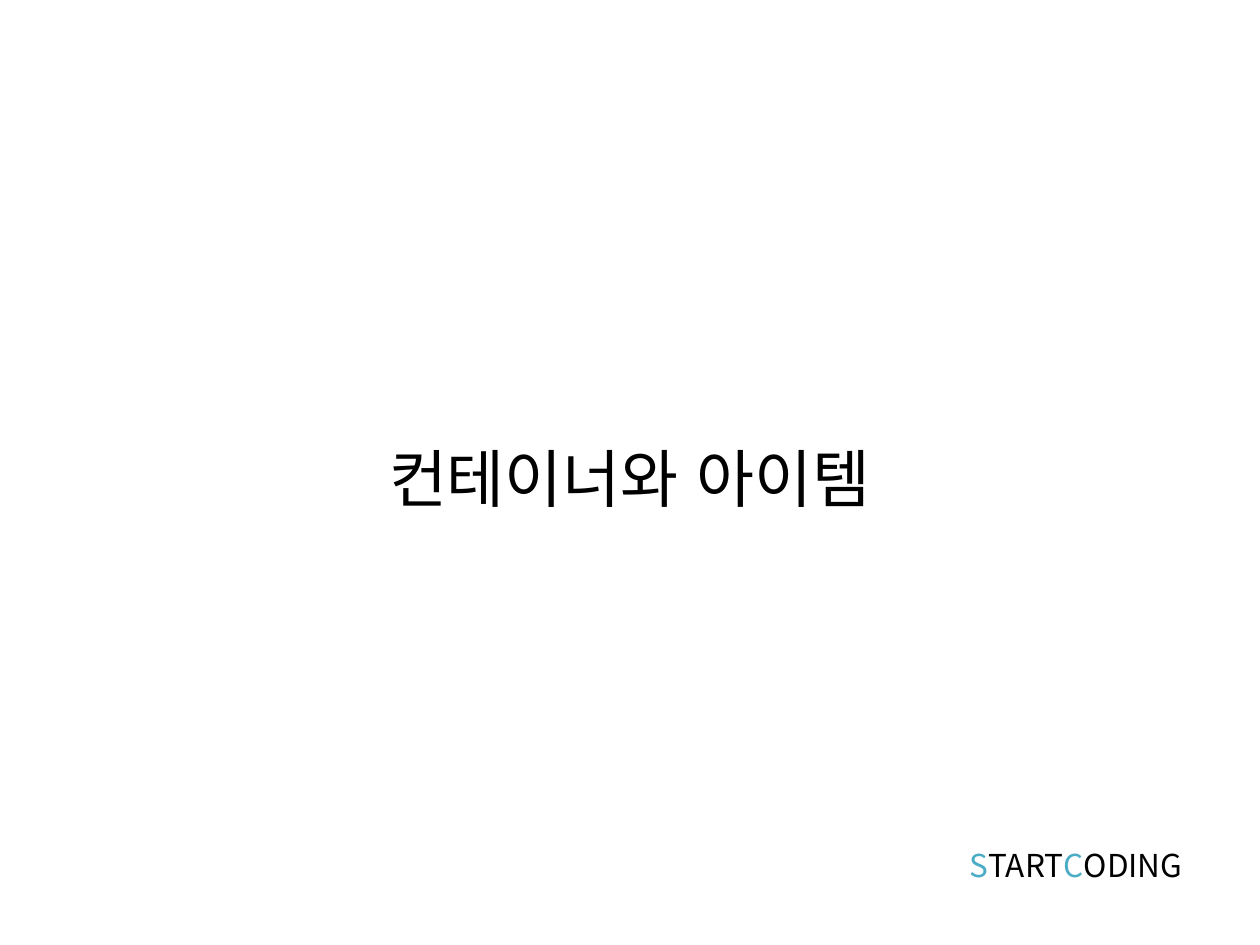
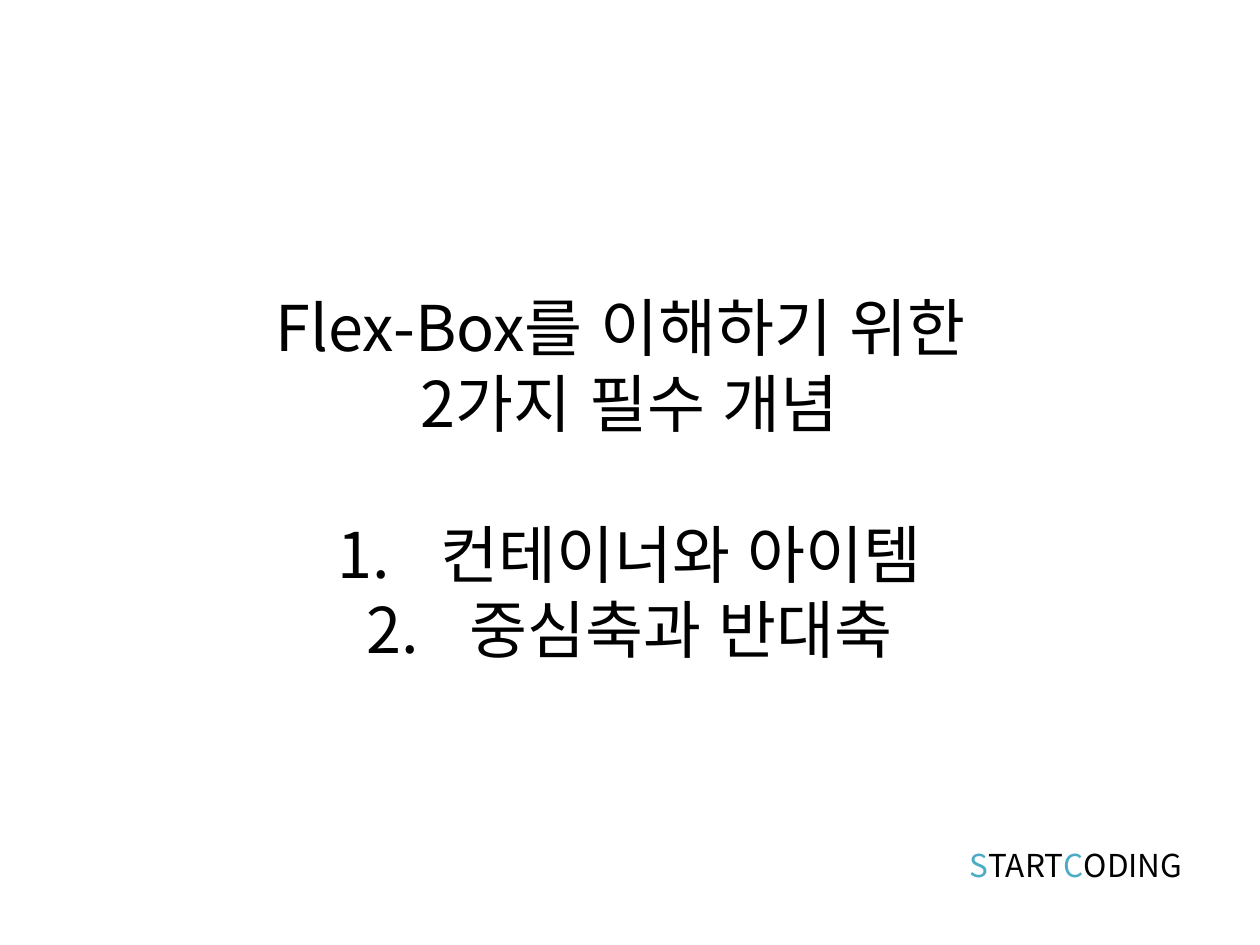
Before and after one commit to kwonkijun/web, a slide deck: slide 5 of 프론트엔드기초(PPT)/CSS3 8강_CSS 플렉스박스 레이아웃.pptx (slide 3 before the commit). Drawn at 1260x945 pixels with LibreOffice and Linux fonts; fonts in the diff are those of the drawing. Boxes give left, top, right and bottom in pixels: in the first picture for what was removed or moved away, otherwise in the second. Text is boxed around its words. In the diff, an @@ line names an element or a change of style, - is before the commit and + after.

```diff
--- a/프론트엔드기초(PPT)/CSS3 8강_CSS 플렉스박스 레이아웃.pptx
+++ b/프론트엔드기초(PPT)/CSS3 8강_CSS 플렉스박스 레이아웃.pptx
@@ text at (276,299,966,432): paragraphs added @@
+Flex-Box를 이해하기 위한
+2가지 필수 개념
@@ text at (440,526,922,583): bullet none to 1. @@
@@ text at (469,600,893,658): paragraph added @@
+2. 중심축과 반대축
```
Also in this commit, not shown: 4 other slides changed, 6 slides added, 1 slide removed, 1 other file.
